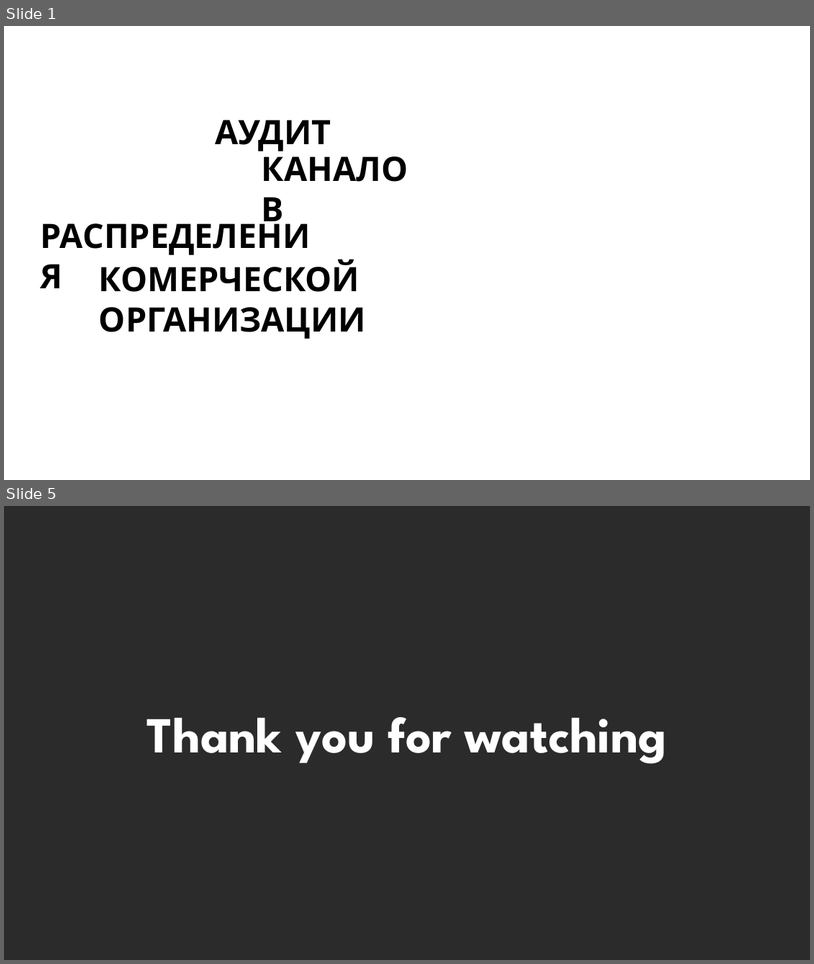
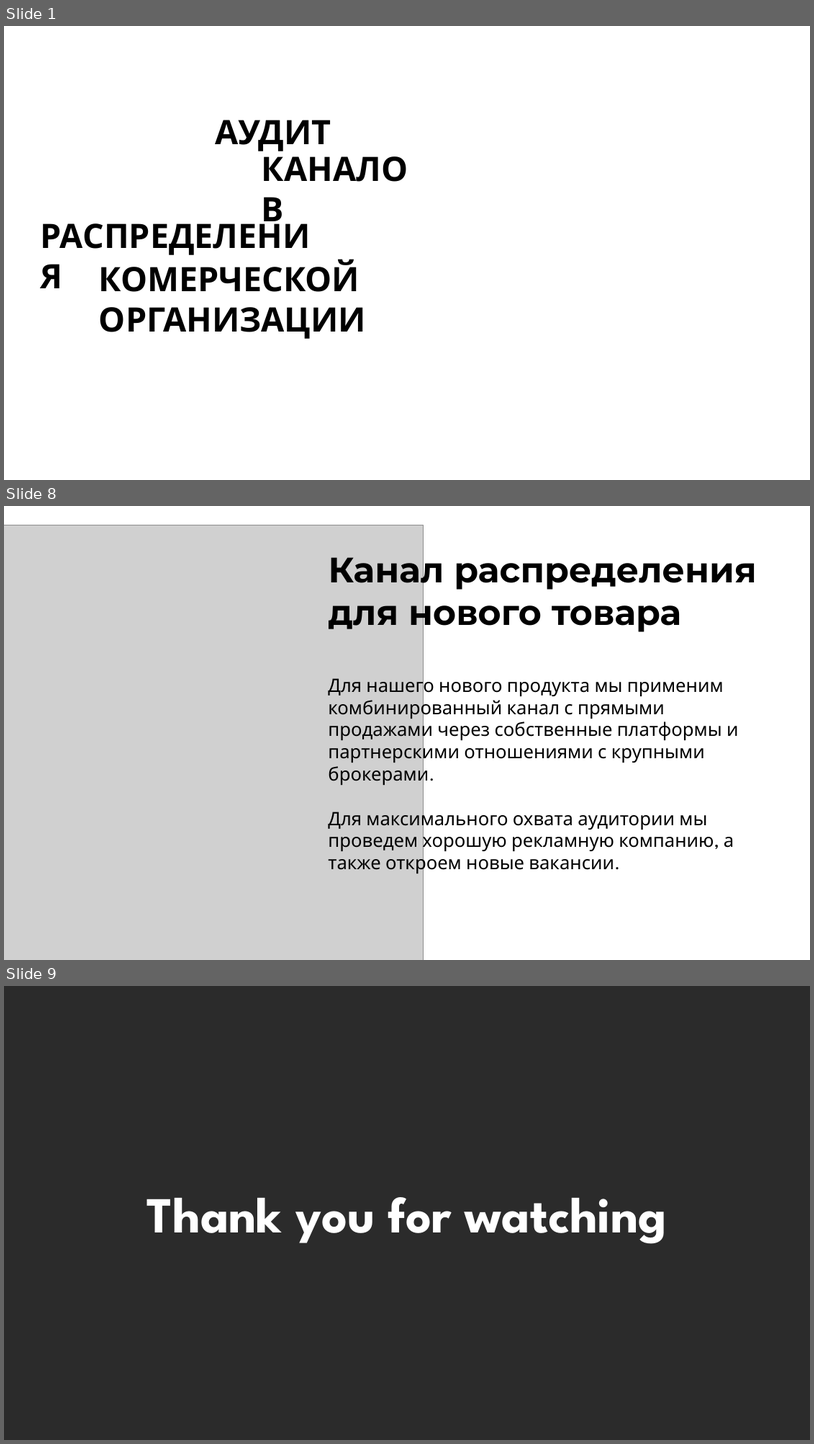
Before and after one commit to kharbacheuski/BSUIR_LABS, a slide deck: 5_term/МППиУ/SOFT_FX_PRES_5.pptx. Shown one above the other, each under a label of ours: slides 1 and 5 before the commit, slides 1, 8 and 9 after it; the slides between them are not shown. The pictures are 814x964 and 814x1444 pixels, drawn with LibreOffice and Linux fonts; fonts in the diff are those of the drawing; grey boxes stand for pictures; background and template pictures are left out; a plain dark background stands for a picture behind light text. Boxes give left, top, right and bottom in pixels: in the first picture for what was removed or moved away, otherwise in the second. Text is boxed around its words. In the diff, an @@ line names an element or a change of style, - is before the commit and + after.

```diff
--- a/5_term/МППиУ/SOFT_FX_PRES_5.pptx
+++ b/5_term/МППиУ/SOFT_FX_PRES_5.pptx
@@ slide 8 added at (x1=4, y1=506, x2=810, y2=960), background #FFFFFF @@
@@ picture added at (x1=4, y1=525, x2=423, y2=960) @@
@@ title added at (x1=329, y1=548, x2=756, y2=633), 42 pt, text #000000, bold @@
+Канал распределения для нового товара
@@ text added at (x1=328, y1=674, x2=739, y2=874), 22 pt, text #000000 @@
+Для нашего нового продукта мы применим комбинированный канал с прямыми продажами через собственные платформы и партнерскими отношениями с крупными брокерами.
+Для максимального охвата аудитории мы проведем хорошую рекламную компанию, а также откроем новые вакансии.
@@ what was slide 5 is now slide 9 @@
```
Also in this commit, not shown: 6 other slides added, 3 slides removed, 1 other file.
